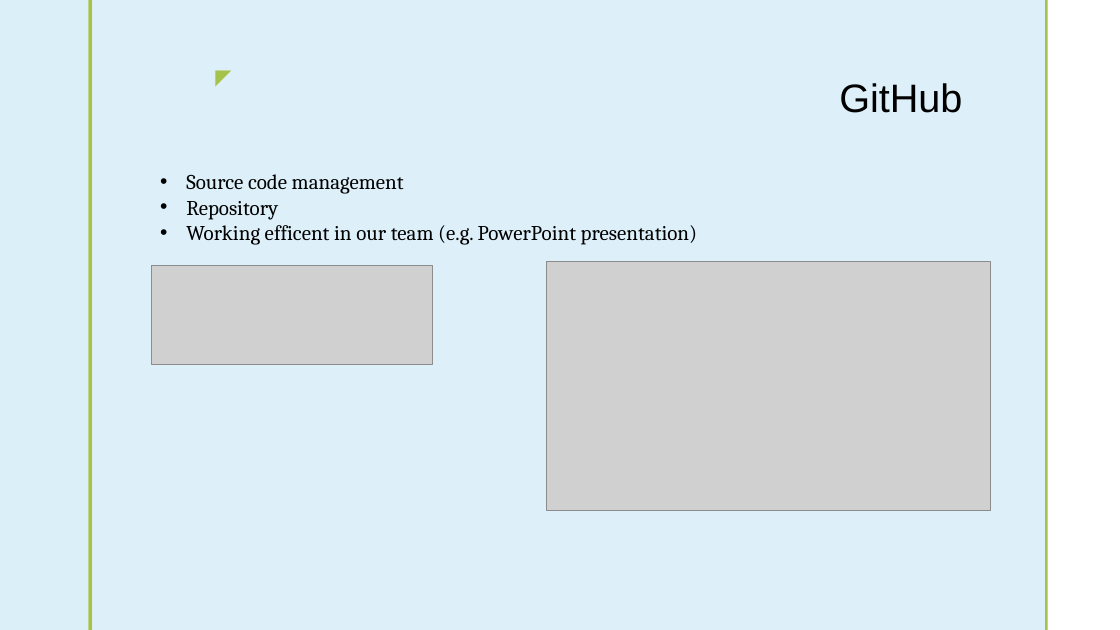
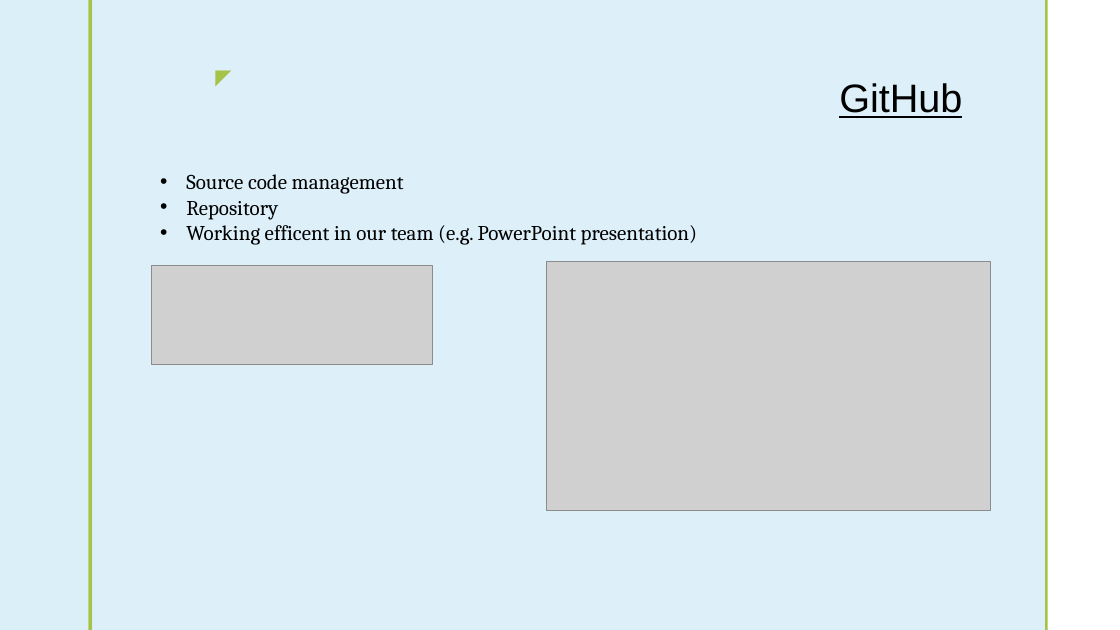
Before and after one commit to turoprophet/DAWA_DWH, a slide deck: slide 8 of DAWA.pptx. Drawn at 1120x630 pixels with LibreOffice and Linux fonts; fonts in the diff are those of the drawing; grey boxes stand for pictures; background and template pictures are left out. Boxes give left, top, right and bottom in pixels: in the first picture for what was removed or moved away, otherwise in the second. Text is boxed around its words. In the diff, an @@ line names an element or a change of style, - is before the commit and + after.

```diff
--- a/DAWA.pptx
+++ b/DAWA.pptx
@@ title "GitHub" at [839, 83, 962, 118]: underline on @@
```
Also in this commit, not shown: 2 other slides changed.
